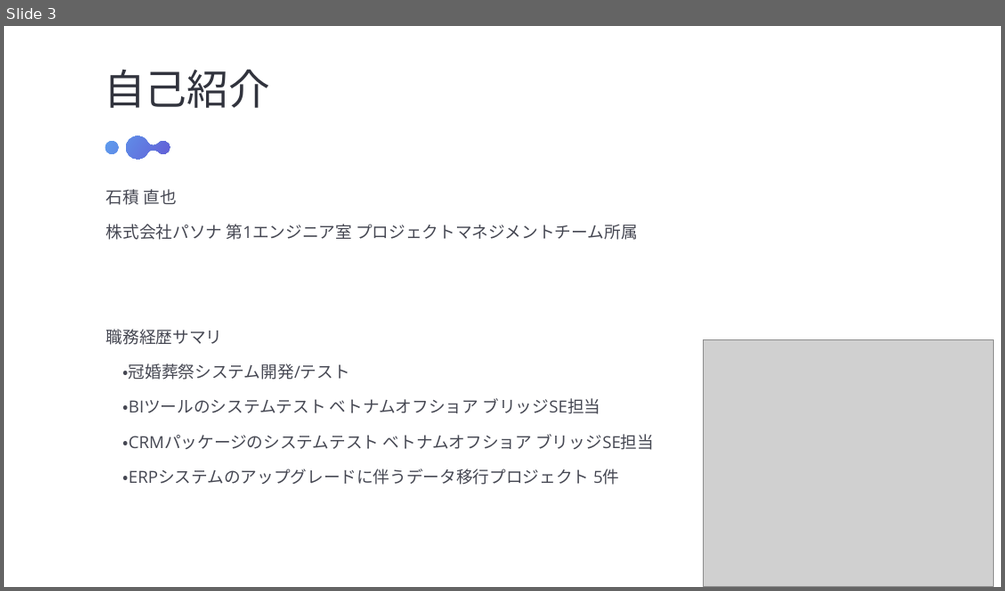
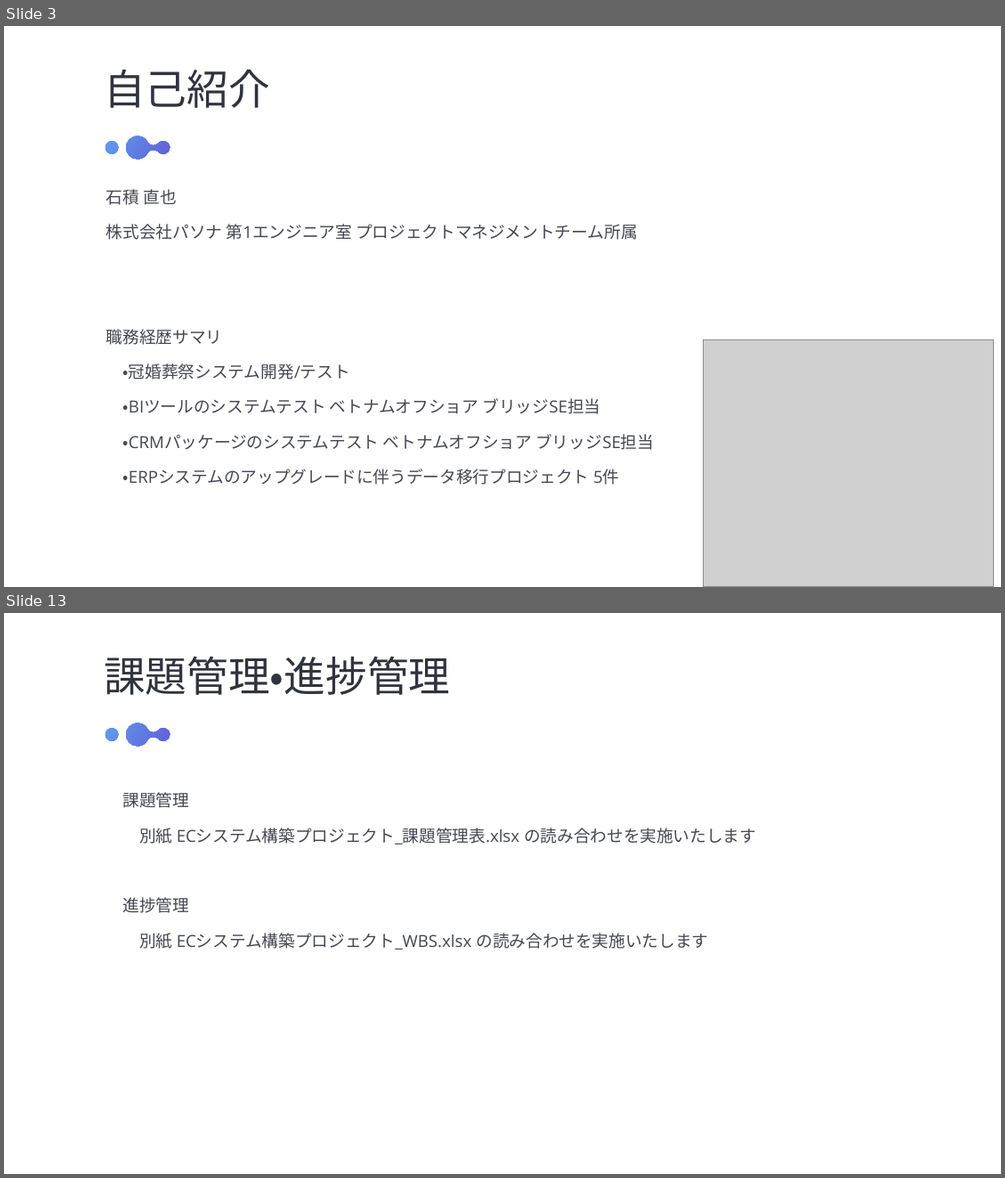
Before and after one commit to NaoyaIshizumi-Pasona/pm-cause-ec, a slide deck: 提案書/キックオフ_石積.pptx. Shown one above the other, each under a label of ours: slide 3 before the commit, slides 3 and 13 after it; the slides between them are not shown. The pictures are 1005x591 and 1005x1178 pixels, drawn with LibreOffice and Linux fonts; fonts in the diff are those of the drawing; grey boxes stand for pictures. Boxes give left, top, right and bottom in pixels: in the first picture for what was removed or moved away, otherwise in the second. Text is boxed around its words. In the diff, an @@ line names an element or a change of style, - is before the commit and + after.

```diff
--- a/提案書/キックオフ_石積.pptx
+++ b/提案書/キックオフ_石積.pptx
@@ slide 13 added at (4, 613, 1001, 1174), background #FFFFFF @@
@@ text added at (104, 656, 450, 695), 30 pt, text #31333D @@
+課題管理・進捗管理
@@ freeform shape added at (105, 722, 170, 746), fill gradient #5E9EEE to #635ED6 @@
@@ text added at (123, 792, 756, 949), 12 pt, text #454752 @@
+課題管理
+別紙 ECシステム構築プロジェクト_課題管理表.xlsx の読み合わせを実施いたします
+進捗管理
+別紙 ECシステム構築プロジェクト_WBS.xlsx の読み合わせを実施いたします
```
Also in this commit, not shown: 11 slides changed, 2 other slides added, 1 slide removed, 2 other files.
